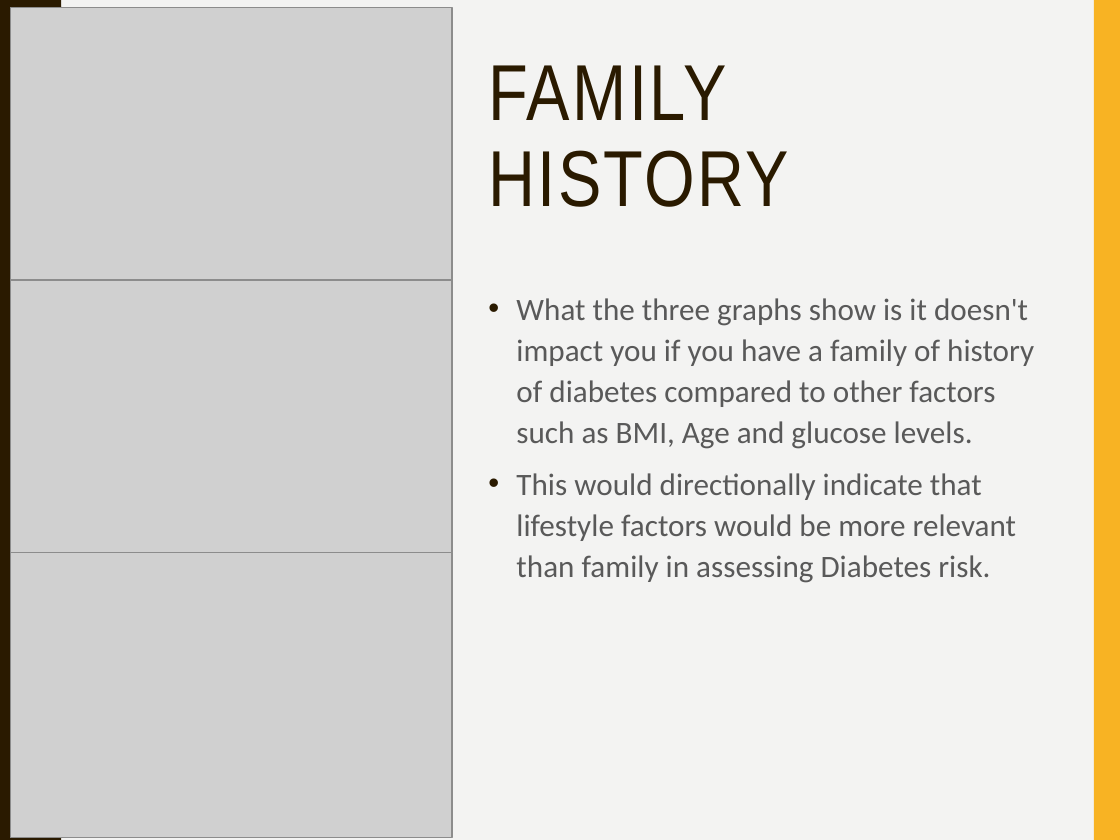
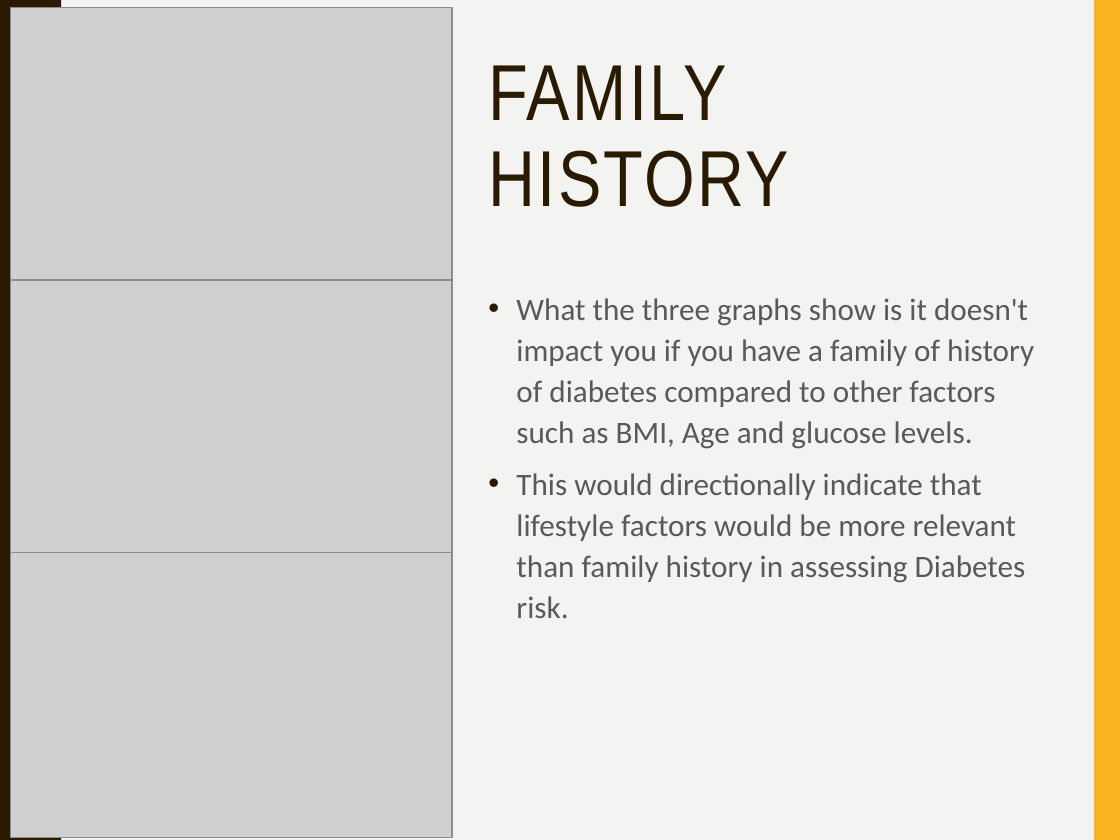
Before and after one commit to jjmccarty/project1_diabetes_outcomes, a slide deck: slide 10 of Diabetes_Environment_Presentation [Autosaved].pptx. Drawn at 1120x840 pixels with LibreOffice and Linux fonts; fonts in the diff are those of the drawing; grey boxes stand for pictures. Boxes give left, top, right and bottom in pixels: in the first picture for what was removed or moved away, otherwise in the second. Text is boxed around its words. In the diff, an @@ line names an element or a change of style, - is before the commit and + after.

```diff
--- a/Diabetes_Environment_Presentation [Autosaved].pptx
+++ b/Diabetes_Environment_Presentation [Autosaved].pptx
@@ text at bbox=[516, 473, 1026, 618]: text changed @@
-• This would directionally indicate that lifestyle factors would be more relevant than family in assessing Diabetes risk.
+• This would directionally indicate that lifestyle factors would be more relevant than family history in assessing Diabetes risk.
```
Also in this commit, not shown: 2 other slides changed.
